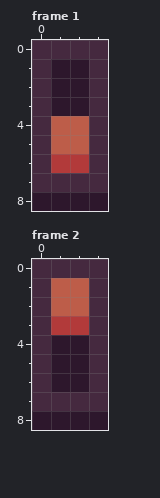
Two states of a pixel-art file, Assets/Sprites/Props/switch.ase. This is how it looked before the edit.
4x9 pixels, 2 frames. Shown: frame 1, frame 2.
After:
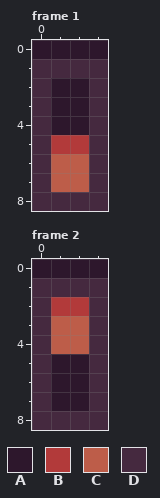
Palette (. is transparent): A #2d172c  B #b23a3a  C #bd5d49  D #45293f
Diff:
Frame 1:
y 0: x 0..3 DDDD -> AAAA
y 1: x 1..2 AA -> DD
y 4: x 1..2 CC -> AA
y 5: x 1..2 CC -> BB
y 6: x 1..2 BB -> CC
y 7: x 1..2 DD -> CC
y 8: x 0..3 AAAA -> DDDD
Frame 2:
y 0: x 0..3 DDDD -> AAAA
y 1: x 1..2 CC -> DD
y 2: x 1..2 CC -> BB
y 3: x 1..2 BB -> CC
y 4: x 1..2 AA -> CC
y 7: x 1..2 DD -> AA
y 8: x 0..3 AAAA -> DDDD
Boxes around the changes in both pictures, in picture pixels (x1, y1, x2, y2):
changed: (32, 40, 108, 211)
changed: (32, 259, 108, 430)
